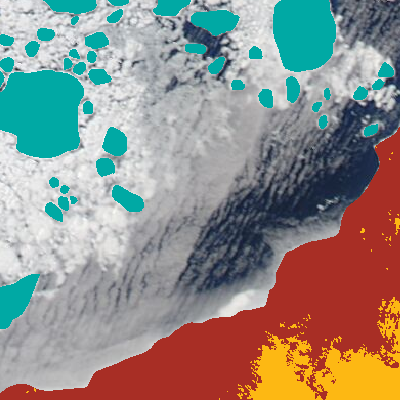
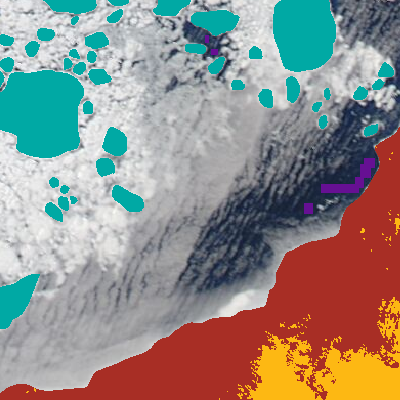
Comparing the layer stacks of the two 400×400 images. Changes:
added layer "water" (2nd of 2) above "landfast ice" over [205, 35, 375, 214]
